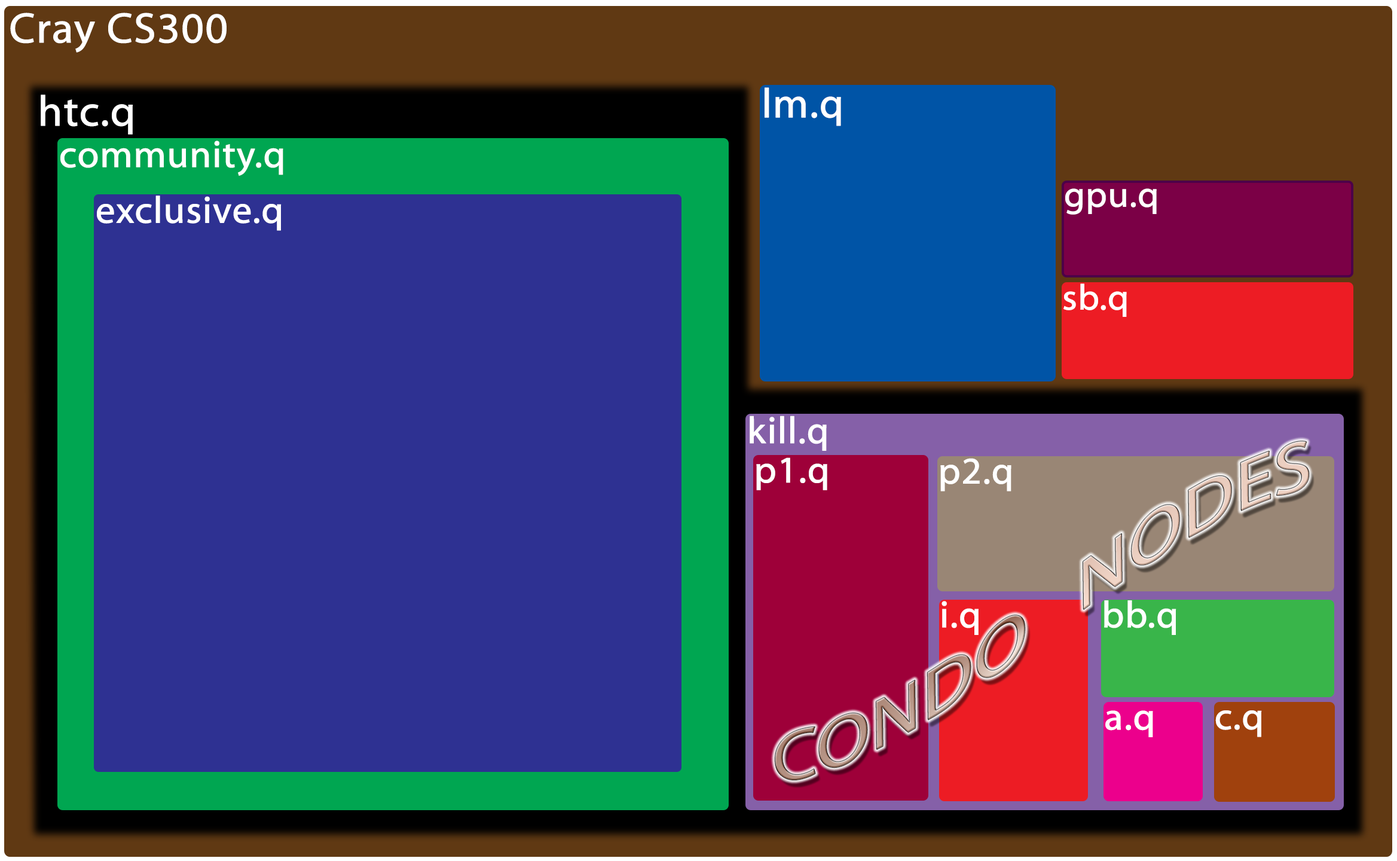
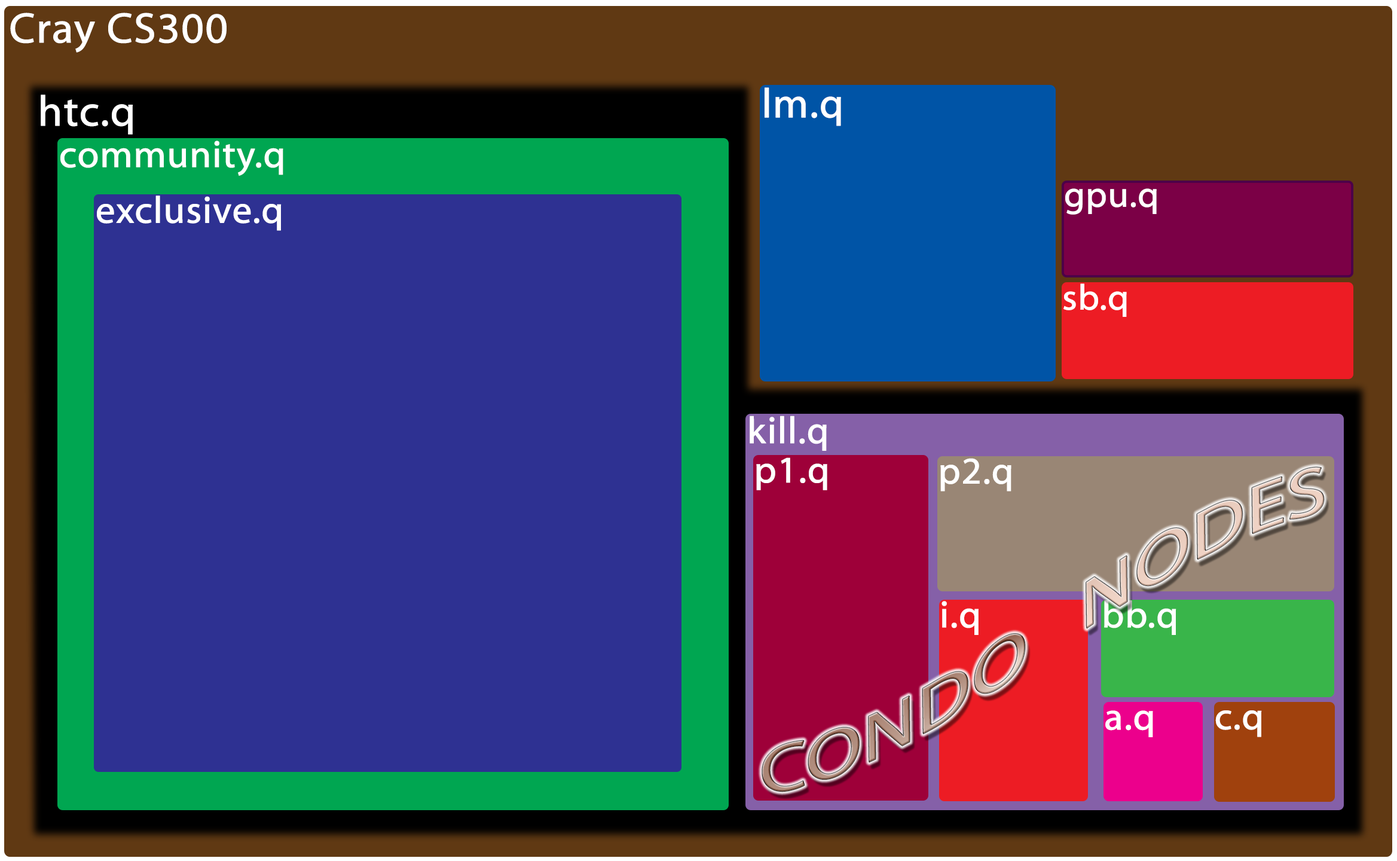
Two versions of the same layered image (1397 x 861). Layer-by-layer changes:
painted on "CONDO NODES" over [762,441,1325,793]
